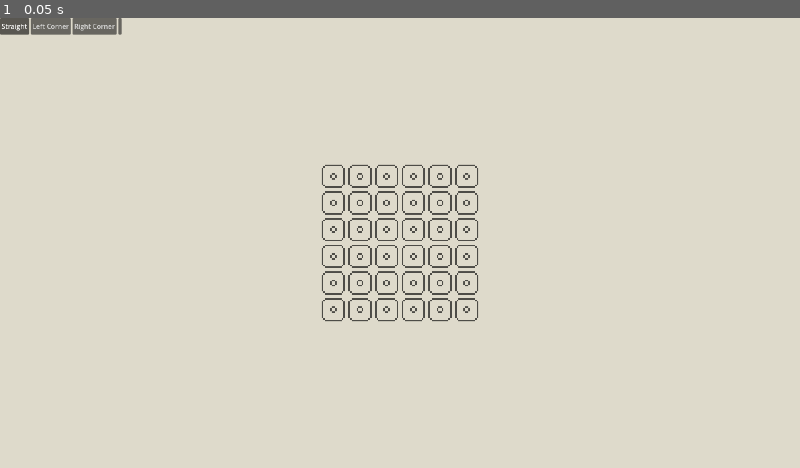
Above: before the commit, frame 1.
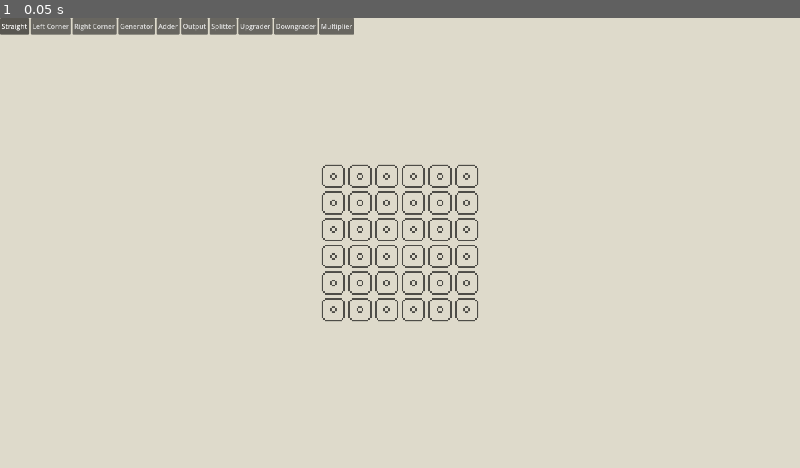
Above: after the commit, the same moment.

Repository: jackgusler/tessera
Game: Godot game, scene res://scenes/Main.tscn
The game is run twice, just before and just after one commit, with the same random seed, the same clock (stepped at 60 frames per second) and the same inputs.
Inputs:
- Up to frame 1 (0.05 s): no input

The runs differ from the first frame. In frame 1, 1.0% of the frame differs, in the area x 15-45%, y 0-4%.
Error before the commit: Invalid access to property or key 'display_name' on a base object of type 'Nil'. (res://scenes/hotbar.gd:10)

Commit message:
Auto-backup: 2026-07-24 20:20:19

Diff:
--- a/scenes/Main.tscn
+++ b/scenes/Main.tscn
@@ -9,9 +9,15 @@
 [ext_resource type="Resource" uid="uid://fkh1spgsp3hh" path="res://types/tiles/belt/corner_left.tres" id="5_choun"]
 [ext_resource type="Resource" uid="uid://bqsxsq4p2eira" path="res://types/tiles/belt/corner_right.tres" id="6_ya4ey"]
 [ext_resource type="Resource" uid="uid://76eonk5qulcb" path="res://types/tiles/source/generator.tres" id="8_choun"]
+[ext_resource type="Resource" uid="uid://cluh3q7y36kdd" path="res://types/tiles/adder/adder.tres" id="9_dp3eg"]
+[ext_resource type="Resource" uid="uid://wkfdd6p767ul" path="res://types/tiles/sink/output.tres" id="10_0ld40"]
 [ext_resource type="Texture2D" uid="uid://b8gbc5bpbxn4c" path="res://assets/conveyor/corner.png" id="10_eb6dy"]
+[ext_resource type="Resource" uid="uid://d0ptb0mke0fq3" path="res://types/tiles/splitter/splitter.tres" id="11_gqmmt"]
 [ext_resource type="Texture2D" uid="uid://c64bup3t8bci6" path="res://assets/conveyor/straight.png" id="11_trceg"]
 [ext_resource type="Texture2D" uid="uid://dy82rkrc8xps8" path="res://assets/conveyor/corner_opposite.png" id="12_a8y0u"]
+[ext_resource type="Resource" uid="uid://c1hgw7615kk5r" path="res://types/tiles/upgrader/upgrader.tres" id="12_yc10j"]
+[ext_resource type="Resource" uid="uid://bhi4vejlu2esf" path="res://types/tiles/downgrader/downgrader.tres" id="13_jscy8"]
+[ext_resource type="Resource" uid="uid://c0wtf88ava41d" path="res://types/tiles/multiplier/multiplier.tres" id="14_pm3ni"]
 
 [sub_resource type="TileSetAtlasSource" id="TileSetAtlasSource_85g3d"]
 texture = ExtResource("2_tbgi4")
@@ -104,7 +110,7 @@
 position = Vector2(960, 540)
 scale = Vector2(4, 4)
 script = ExtResource("2_tefeu")
-tile_types = Array[ExtResource("3_tipki")]([ExtResource("4_85g3d"), ExtResource("5_choun"), ExtResource("6_ya4ey"), ExtResource("8_choun"), null, null])
+tile_types = Array[ExtResource("3_tipki")]([ExtResource("4_85g3d"), ExtResource("5_choun"), ExtResource("6_ya4ey"), ExtResource("8_choun"), ExtResource("9_dp3eg"), ExtResource("10_0ld40"), ExtResource("11_gqmmt"), ExtResource("12_yc10j"), ExtResource("13_jscy8"), ExtResource("14_pm3ni")])
 
 [node name="ColorRect" type="ColorRect" parent="GridContainer" unique_id=839329519]
 custom_minimum_size = Vector2(480, 270)
--- a/types/tiles/adder/adder.tres
+++ b/types/tiles/adder/adder.tres
@@ -7,6 +7,5 @@
 display_name = "Adder"
 placement = 1
 category = 3
-inputs = 2
-outputs = 8
+amount = 1.0
 metadata/_custom_type_script = "uid://c1lwj6joykwhp"
--- a/types/tiles/downgrader/downgrader.tres
+++ b/types/tiles/downgrader/downgrader.tres
@@ -6,5 +6,5 @@
 script = ExtResource("1_lgfb3")
 display_name = "Downgrader"
 placement = 1
-category = 5
+category = 6
 metadata/_custom_type_script = "uid://c1lwj6joykwhp"
--- /dev/null
+++ b/types/tiles/multiplier/multiplier.tres
@@ -0,0 +1,11 @@
+[gd_resource type="Resource" script_class="TileType" format=3 uid="uid://c0wtf88ava41d"]
+
+[ext_resource type="Script" uid="uid://c1lwj6joykwhp" path="res://scripts/tile_type.gd" id="1_21oa1"]
+
+[resource]
+script = ExtResource("1_21oa1")
+display_name = "Multiplier"
+placement = 1
+category = 4
+amount = 2.0
+metadata/_custom_type_script = "uid://c1lwj6joykwhp"
--- /dev/null
+++ b/types/tiles/sink/output.tres
@@ -0,0 +1,10 @@
+[gd_resource type="Resource" script_class="TileType" format=3 uid="uid://wkfdd6p767ul"]
+
+[ext_resource type="Script" uid="uid://c1lwj6joykwhp" path="res://scripts/tile_type.gd" id="1_s757q"]
+
+[resource]
+script = ExtResource("1_s757q")
+display_name = "Output"
+category = 2
+inputs = 2
+metadata/_custom_type_script = "uid://c1lwj6joykwhp"
--- a/types/tiles/source/generator.tres
+++ b/types/tiles/source/generator.tres
@@ -1,9 +1,12 @@
 [gd_resource type="Resource" script_class="TileType" format=3 uid="uid://76eonk5qulcb"]
 
+[ext_resource type="Resource" uid="uid://quwupa05ywmr" path="res://types/items/items/item_1.tres" id="1_udolc"]
 [ext_resource type="Script" uid="uid://c1lwj6joykwhp" path="res://scripts/tile_type.gd" id="2_vrpu7"]
 
 [resource]
 script = ExtResource("2_vrpu7")
+display_name = "Generator"
 category = 0
 outputs = 2
+emits = ExtResource("1_udolc")
 metadata/_custom_type_script = "uid://c1lwj6joykwhp"
--- /dev/null
+++ b/types/tiles/splitter/splitter.tres
@@ -0,0 +1,10 @@
+[gd_resource type="Resource" script_class="TileType" format=3 uid="uid://d0ptb0mke0fq3"]
+
+[ext_resource type="Script" uid="uid://c1lwj6joykwhp" path="res://scripts/tile_type.gd" id="1_n0ory"]
+
+[resource]
+script = ExtResource("1_n0ory")
+display_name = "Splitter"
+placement = 1
+category = 7
+metadata/_custom_type_script = "uid://c1lwj6joykwhp"
--- /dev/null
+++ b/types/tiles/upgrader/upgrader.tres
@@ -0,0 +1,10 @@
+[gd_resource type="Resource" script_class="TileType" format=3 uid="uid://c1hgw7615kk5r"]
+
+[ext_resource type="Script" uid="uid://c1lwj6joykwhp" path="res://scripts/tile_type.gd" id="1_3bxjf"]
+
+[resource]
+script = ExtResource("1_3bxjf")
+display_name = "Upgrader"
+placement = 1
+category = 5
+metadata/_custom_type_script = "uid://c1lwj6joykwhp"
